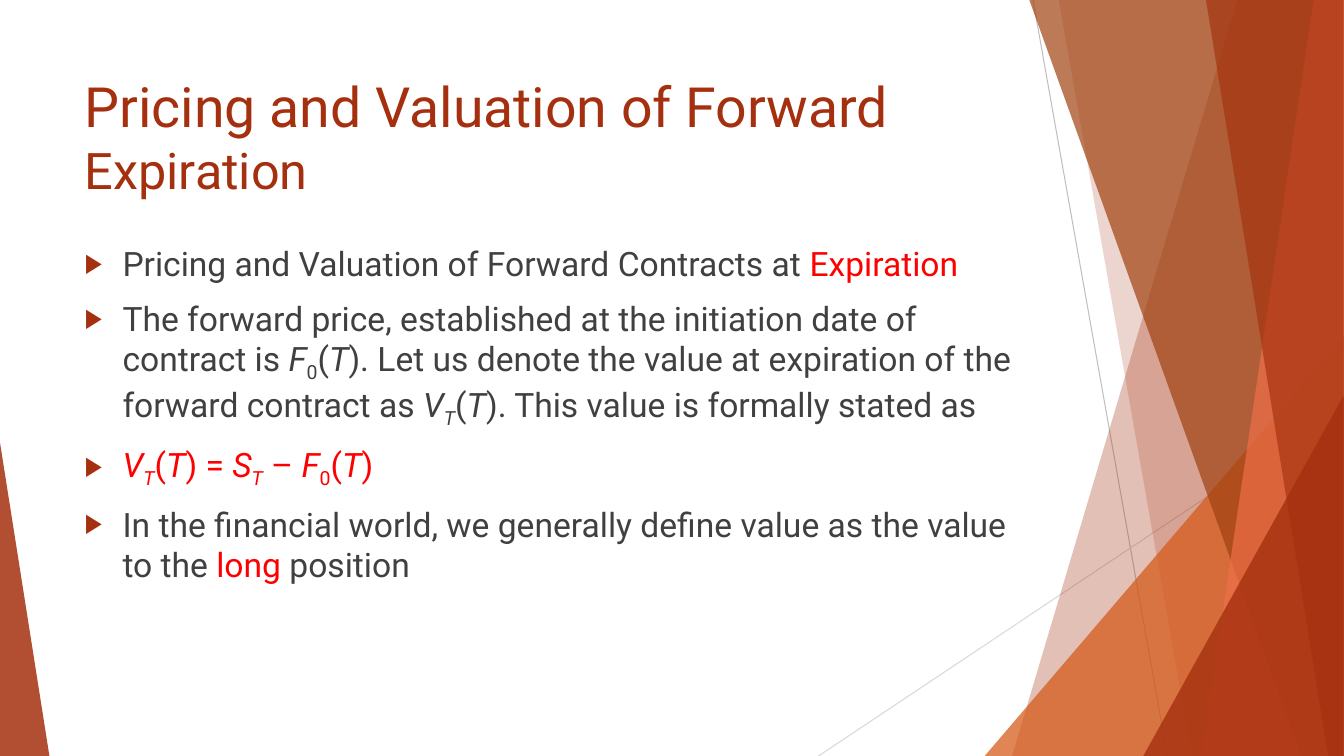
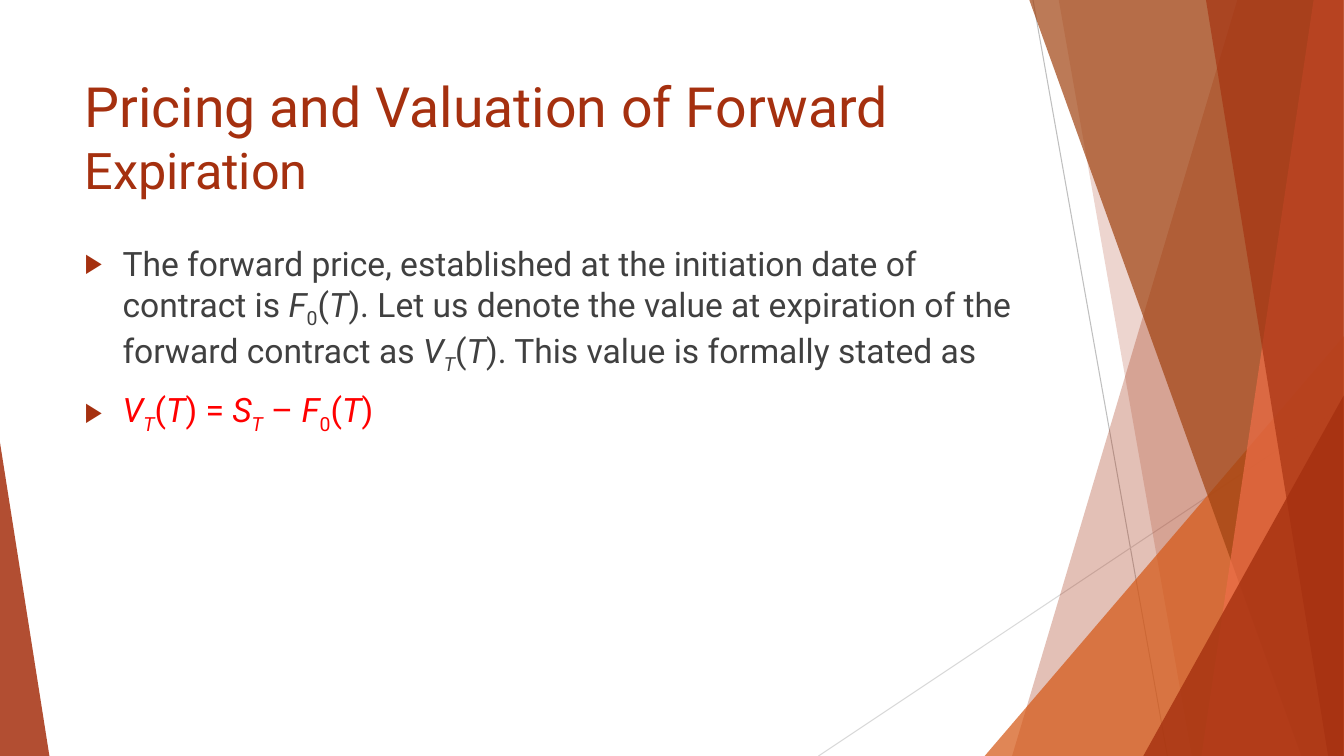
Before and after one commit to Isco0530/data, a slide deck: slide 16 of Reading 46.pptx. Drawn at 1344x756 pixels with LibreOffice and Linux fonts; fonts in the diff are those of the drawing. Boxes give left, top, right and bottom in pixels: in the first picture for what was removed or moved away, otherwise in the second. Text is boxed around its words. In the diff, an @@ line names an element or a change of style, - is before the commit and + after.

```diff
--- a/Reading 46.pptx
+++ b/Reading 46.pptx
@@ text at box(123, 250, 959, 283): paragraph removed @@
-▶ Pricing and Valuation of Forward Contracts at Expiration
@@ text at box(123, 511, 1006, 584): paragraph removed @@
-▶ In the financial world, we generally define value as the value to the long position
```
Also in this commit, not shown: 4 other slides changed, 1 slide removed.
